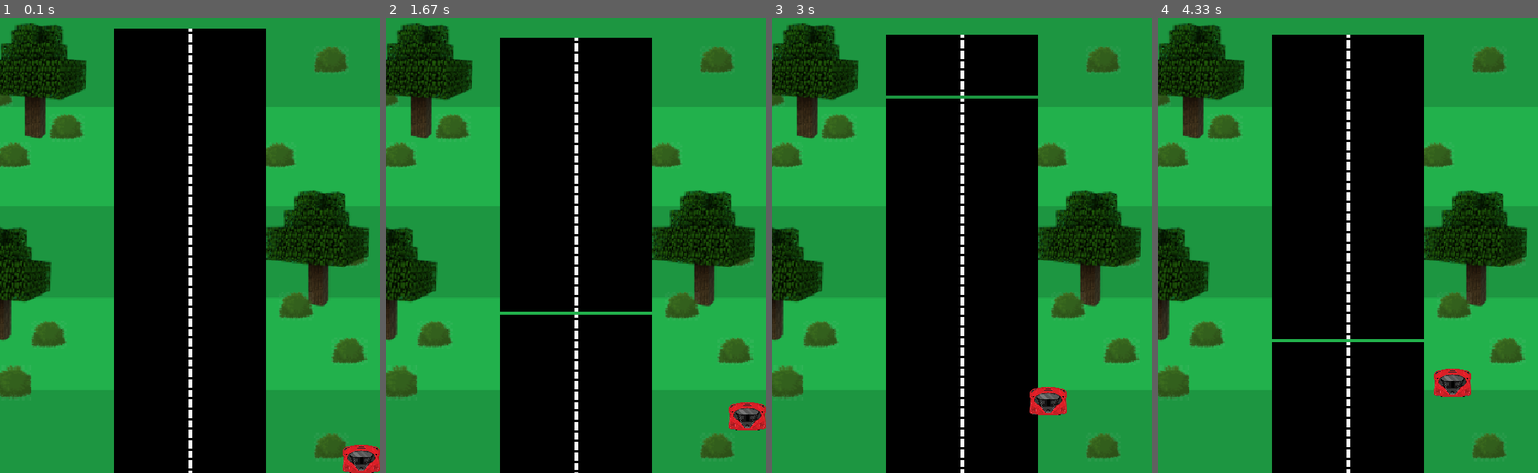
Above: before the commit, frames 1-4 (left to right).
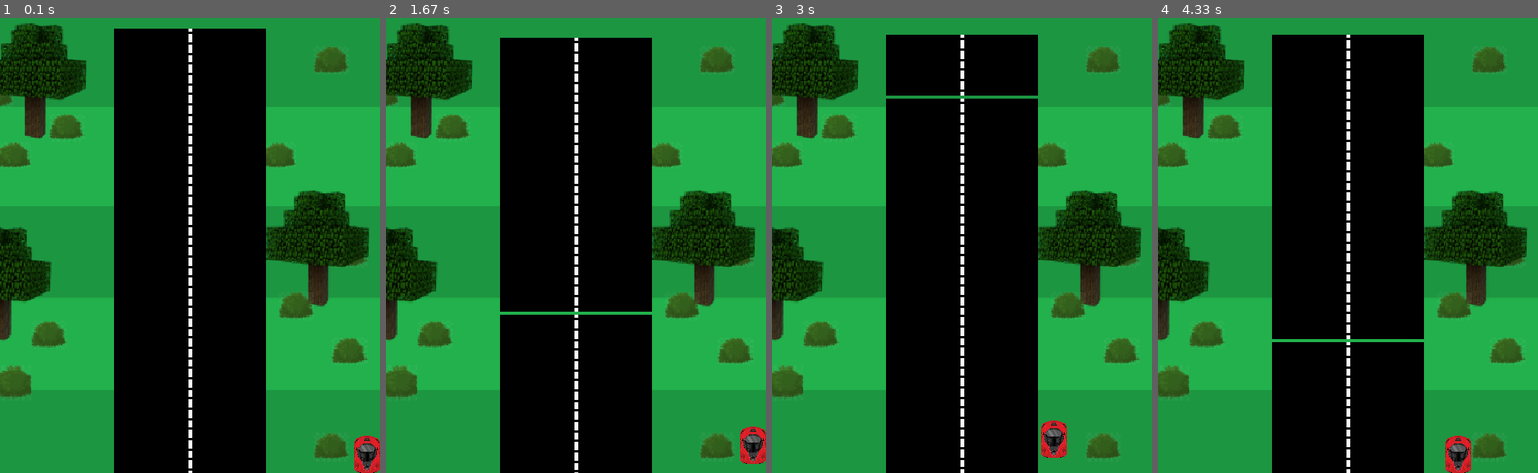
Above: after the commit, the same moments.

Repository: ferclima/pygame
Game: pygame game, started from codigo do jogo.py
Two runs of this game, one before a commit and one after it. Both use one fixed random seed, a clock stepped at 60 frames per second and the inputs below.
Inputs:
- Up to frame 1 (0.1 s): no input
- Up to frame 2 (1.67 s): hold Right 0.33-0.8 s; hold Up 0.83-1.3 s; hold Right from 1.33 s (still down)
- Up to frame 3 (3 s): release Right at 1.8 s; hold Left 1.83-2.37 s; hold Left 2.4-2.8 s; hold Up from 2.83 s (still down)
- Up to frame 4 (4.33 s): release Up at 3.2 s; hold Right 3.23-3.87 s; hold Left from 3.9 s (still down)

The runs differ from the first frame. In frame 1, 0.6% of the frame differs, in the area x 90-100%, y 91-100%; in frame 2, 1.0%; in frame 3, 1.1%; in frame 4, 1.1%, in the area x 72-83%, y 77-100%.

Commit message:
movimentação carro

Diff:
--- a/codigo do jogo.py
+++ b/codigo do jogo.py
@@ -18,7 +18,7 @@
 paisagem_img = pygame.image.load('Paisagem2..png').convert_alpha()
 pista_img = pygame.image.load('Mini pista.png').convert_alpha()
 carro_img = pygame.image.load('carrinho2-removebg-preview.png').convert_alpha()
-carro_img = pygame.transform.scale(carro_img, (50, 38))
+carro_img = pygame.transform.scale(carro_img, (35, 50))
 
 class Pista(pygame.sprite.Sprite):
     def __init__(self, img):
@@ -48,7 +48,7 @@
         self.image = img
         self.rect = self.image.get_rect()
         self.speedx = 0
-        self.speedy = 0
+        self.speedy = 4
         self.rect.centerx = WIDTH
         self.rect.bottom = HEIGHT +100
 
@@ -96,9 +96,8 @@
             if event.key == pygame.K_RIGHT:
                 carro.speedx += 4
             if event.key == pygame.K_UP:
-                carro.speedy -= 4
-            if event.key == pygame.K_DOWN:
-                carro.speedy += 4
+                carro.speedy -= 8
+
         # Verifica se soltou alguma tecla.
         if event.type == pygame.KEYUP:
             # Dependendo da tecla, altera a velocidade.
@@ -107,9 +106,8 @@
             if event.key == pygame.K_RIGHT:
                 carro.speedx -= 4
             if event.key == pygame.K_UP:
-                carro.speedy += 4
-            if event.key == pygame.K_DOWN:
-                carro.speedy -= 4
+                carro.speedy += 8
+
 
     all_pistas.update()
     all_sprites.update()
